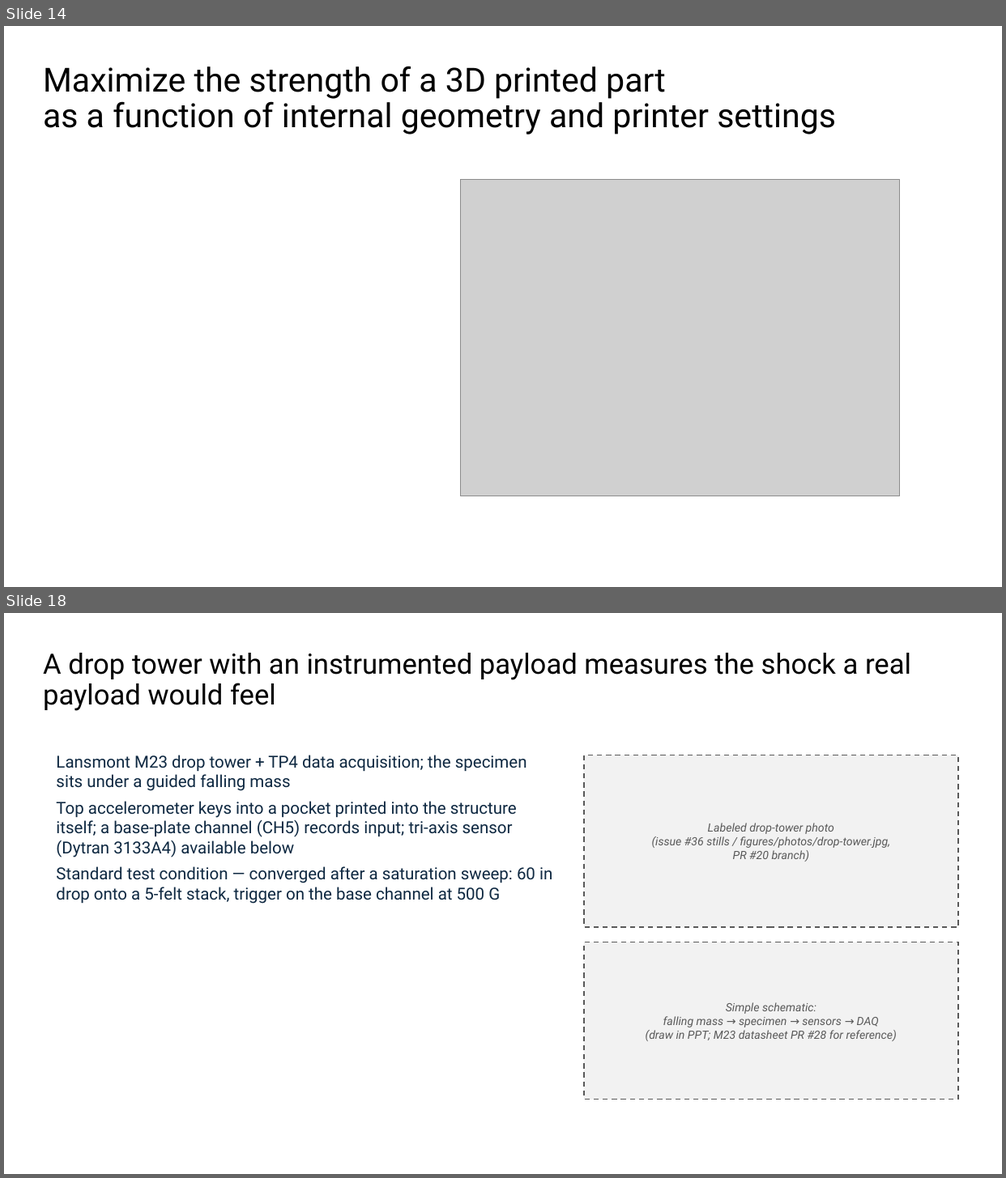
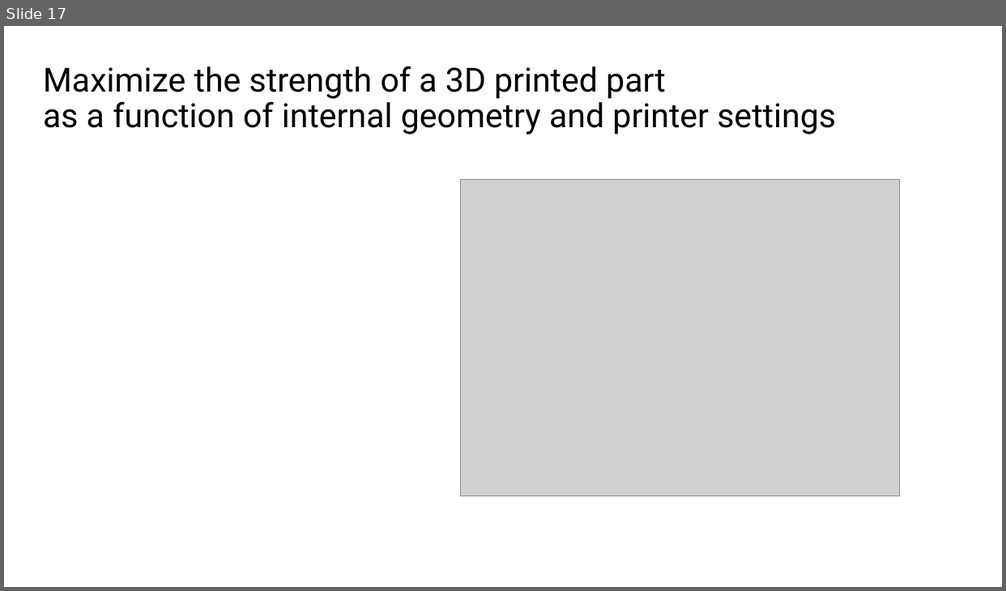
Before and after one commit to vertical-cloud-lab/tensegrity-optimization, a slide deck: presentation/Slide Decks/IDETC Supplement Slides (BO block + gap + video + accel).pptx. Shown one above the other, each under a label of ours: slides 14 and 18 before the commit, slide 17 after it; the slides between them are not shown. The pictures are 1006x1178 and 1006x591 pixels, drawn with LibreOffice and Linux fonts; fonts in the diff are those of the drawing; grey boxes stand for pictures. Boxes give left, top, right and bottom in pixels: in the first picture for what was removed or moved away, otherwise in the second. Text is boxed around its words. In the diff, an @@ line names an element or a change of style, - is before the commit and + after.

```diff
--- a/presentation/Slide Decks/IDETC Supplement Slides (BO block + gap + video + accel).pptx
+++ b/presentation/Slide Decks/IDETC Supplement Slides (BO block + gap + video + accel).pptx
@@ slide 18 removed at <box>4,613,1002,1174</box>, background #FFFFFF @@
@@ title removed at <box>43,653,911,711</box> @@
-A drop tower with an instrumented payload measures the shock a real payload would feel
@@ text removed at <box>56,755,552,904</box> @@
-Lansmont M23 drop tower + TP4 data acquisition; the specimen sits under a guided falling mass
-Top accelerometer keys into a pocket printed into the structure itself; a base-plate channel (CH5) records input; tri-axis sensor (Dytran 3133A4) available below
-Standard test condition — converged after a saturation sweep: 60 in drop onto a 5-felt stack, trigger on the base channel at 500 G
@@ rectangle removed at <box>584,756,958,927</box> @@
-Labeled drop-tower photo
-(issue #36 stills / figures/photos/drop-tower.jpg,
-PR #20 branch)
@@ rectangle removed at <box>584,943,958,1100</box> @@
-Simple schematic:
-falling mass → specimen → sensors → DAQ
-(draw in PPT; M23 datasheet PR #28 for reference)
@@ what was slide 14 is now slide 17 @@
```
Also in this commit, not shown: 1 slide changed, 14 slides added, 9 other slides removed, 40 other files.
